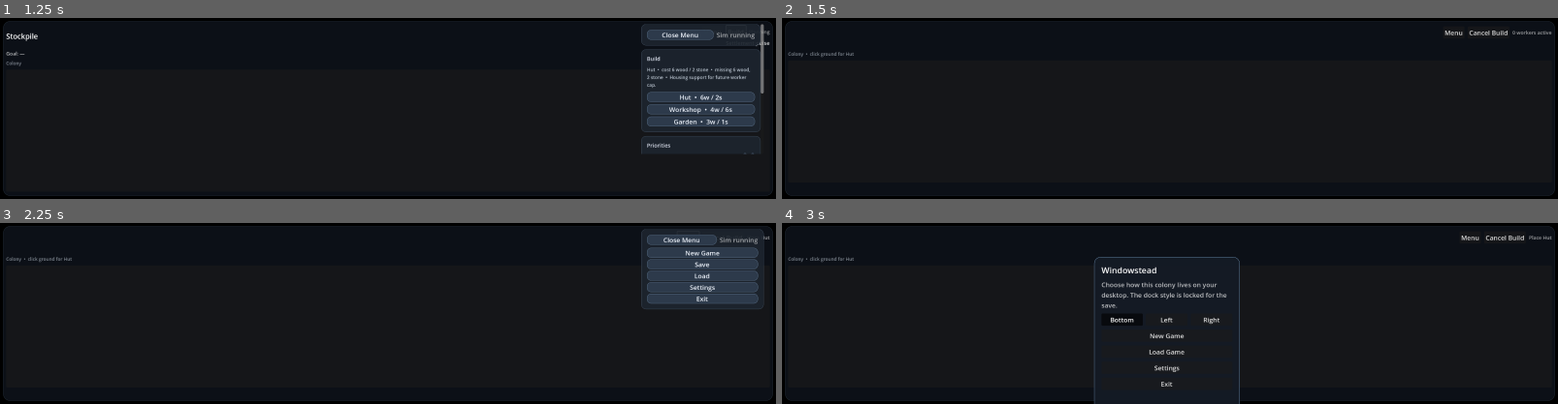
Above: before the commit, frames 1-4 (two rows, left to right).
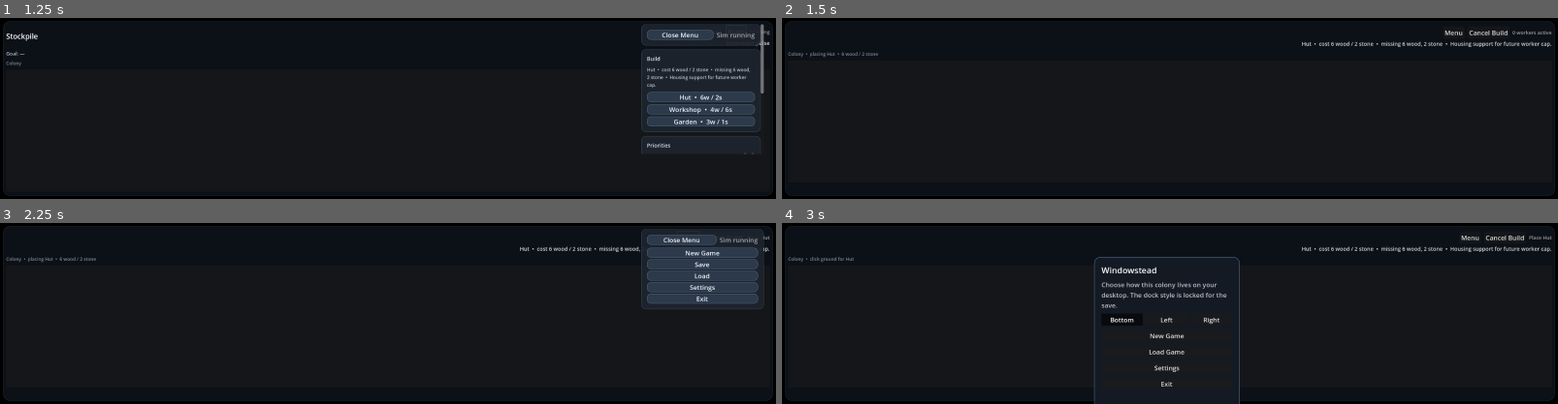
Above: after the commit, the same moments.

Repository: misospace/windowstead
Game: Godot game, scene res://scenes/main.tscn
The game is run twice, just before and just after one commit, with the same random seed, the same clock (stepped at 60 frames per second) and the same inputs.
Inputs:
- Up to frame 1 (1.25 s): click "Build" at 0.5 s
- Up to frame 2 (1.5 s): click "Hut • 6w / 2s" at 1.25 s
- Up to frame 3 (2.25 s): click "Menu" at 2 s
- Up to frame 4 (3 s): click "New Game" at 2.75 s

Frame 1 is identical in both runs. In frame 2, 0.6% of the frame differs, in the area x 3-100%, y 12-22%; in frame 3, 0.3%; in frame 4, 0.5%.
Error before the commit: Invalid access to property or key 'events' on a base object of type 'Dictionary'. (res://scripts/main.gd:1970)
Error after the commit: Invalid access to property or key 'events' on a base object of type 'Dictionary'. (res://scripts/main.gd:1990)

Commit message:
feat: add resource trend indicators (misospace/windowstead#137)
Add small trend arrows (↑ → ↓) next to wood, stone, and food counters
so players can see whether resources are rising, stable, or falling.

- Add RESOURCE_TRENDS constant mapping names to arrow symbols
- Add _get_trend() helper comparing current vs previous tick values
- Update stockpile_summary_text() to include trend indicators
- Save prev_resources at end of render_sidebar() for next-tick comparison

Diff:
--- a/scripts/constants.gd
+++ b/scripts/constants.gd
@@ -11,6 +11,12 @@
 	"wood": Color("#5d8f58"),
 	"stone": Color("#8b96a4"),
 	"food": Color("#c99e53"),
+}
+
+const RESOURCE_TRENDS := {
+	"rising": "↑",
+	"stable": "→",
+	"falling": "↓",
 }
 
 const STRUCTURE_COLORS := {
--- a/scripts/main.gd
+++ b/scripts/main.gd
@@ -12,6 +12,7 @@
 const LayoutMath := preload("res://scripts/layout_math.gd")
 const BUILD_UNLOCKS := Constants.BUILD_UNLOCKS
 const RotatingGoal := preload("res://scripts/rotating_goal.gd")
+const RESOURCE_TRENDS := Constants.RESOURCE_TRENDS
 
 
 @onready var world_grid: GridContainer = %WorldGrid
@@ -49,6 +50,7 @@
 var settings: Dictionary = {}
 var tick := 0
 var rng := RandomNumberGenerator.new()
+var prev_resources: Dictionary = {}
 var tick_timer: Timer
 var worker_texture_cache: Dictionary = {}
 var pending_build_kind := ""
@@ -1010,14 +1012,29 @@
 	render_priority_controls()
 	persist()
 
+func _get_trend(resource_name: String) -> String:
+	var current := int(state.resources.get(resource_name, 0))
+	var previous := int(prev_resources.get(resource_name, -1))
+	if previous < 0:
+		return RESOURCE_TRENDS["stable"]
+	elif current > previous:
+		return RESOURCE_TRENDS["rising"]
+	elif current < previous:
+		return RESOURCE_TRENDS["falling"]
+	else:
+		return RESOURCE_TRENDS["stable"]
+
 func stockpile_summary_text(compact: bool = false) -> String:
 	var harvested: Dictionary = state.get("harvested", {})
 	var wood := int(state.resources.get("wood", 0))
 	var stone := int(state.resources.get("stone", 0))
 	var food := int(state.resources.get("food", 0))
+	var w_trend := _get_trend("wood")
+	var s_trend := _get_trend("stone")
+	var f_trend := _get_trend("food")
 	if compact:
-		return "Stored  W %d  S %d  F %d  •  Harvested  W %d  S %d  F %d" % [wood, stone, food, int(harvested.get("wood", 0)), int(harvested.get("stone", 0)), int(harvested.get("food", 0))]
-	return "Stored  W %d  S %d  F %d\nHarvested  W %d  S %d  F %d" % [wood, stone, food, int(harvested.get("wood", 0)), int(harvested.get("stone", 0)), int(harvested.get("food", 0))]
+		return "Stored  W %d %s  S %d %s  F %d %s  •  Harvested  W %d  S %d  F %d" % [wood, w_trend, stone, s_trend, food, f_trend, int(harvested.get("wood", 0)), int(harvested.get("stone", 0)), int(harvested.get("food", 0))]
+	return "Stored  W %d %s  S %d %s  F %d %s\nHarvested  W %d  S %d  F %d" % [wood, w_trend, stone, s_trend, food, f_trend, int(harvested.get("wood", 0)), int(harvested.get("stone", 0)), int(harvested.get("food", 0))]
 
 func activity_summary_text() -> String:
 	var lines := []
@@ -1590,6 +1607,9 @@
 func render_sidebar() -> void:
 	var compact_header := anchor_family != "bottom"
 	resource_label.text = stockpile_summary_text(false)
+
+	# Save current resources for trend comparison next tick
+	prev_resources = {"wood": int(state.resources.get("wood", 0)), "stone": int(state.resources.get("stone", 0)), "food": int(state.resources.get("food", 0))}
 	status_label.text = settlement_status_text(compact_header or anchor_family == "bottom")
 	activity_label.text = activity_summary_text()
 	world_label.text = "Colony" if pending_build_kind.is_empty() else "Colony  •  click ground for %s" % cap(pending_build_kind)
